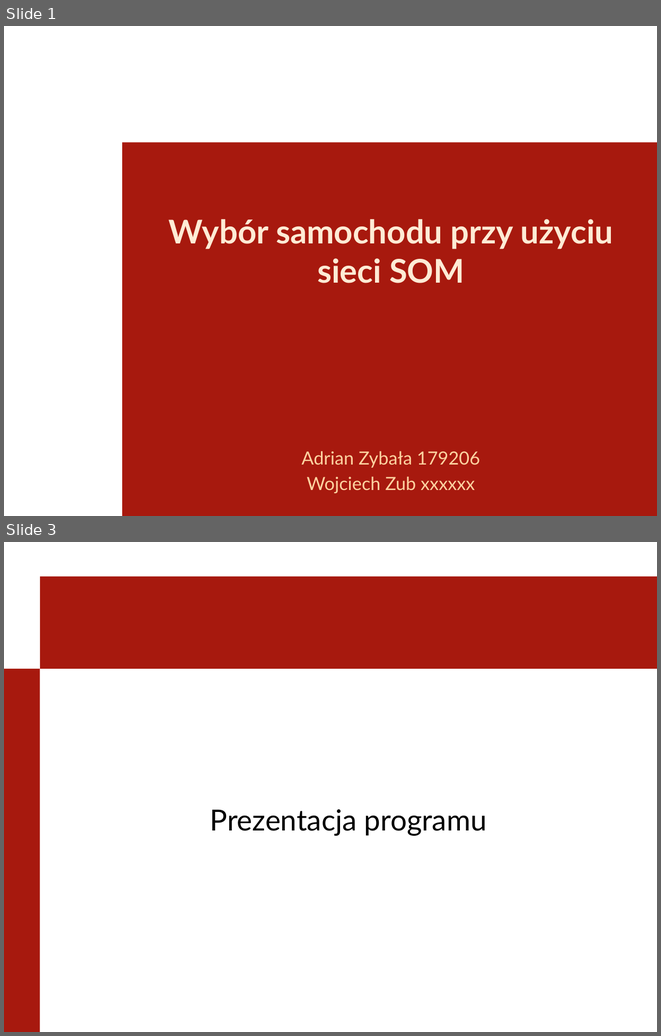
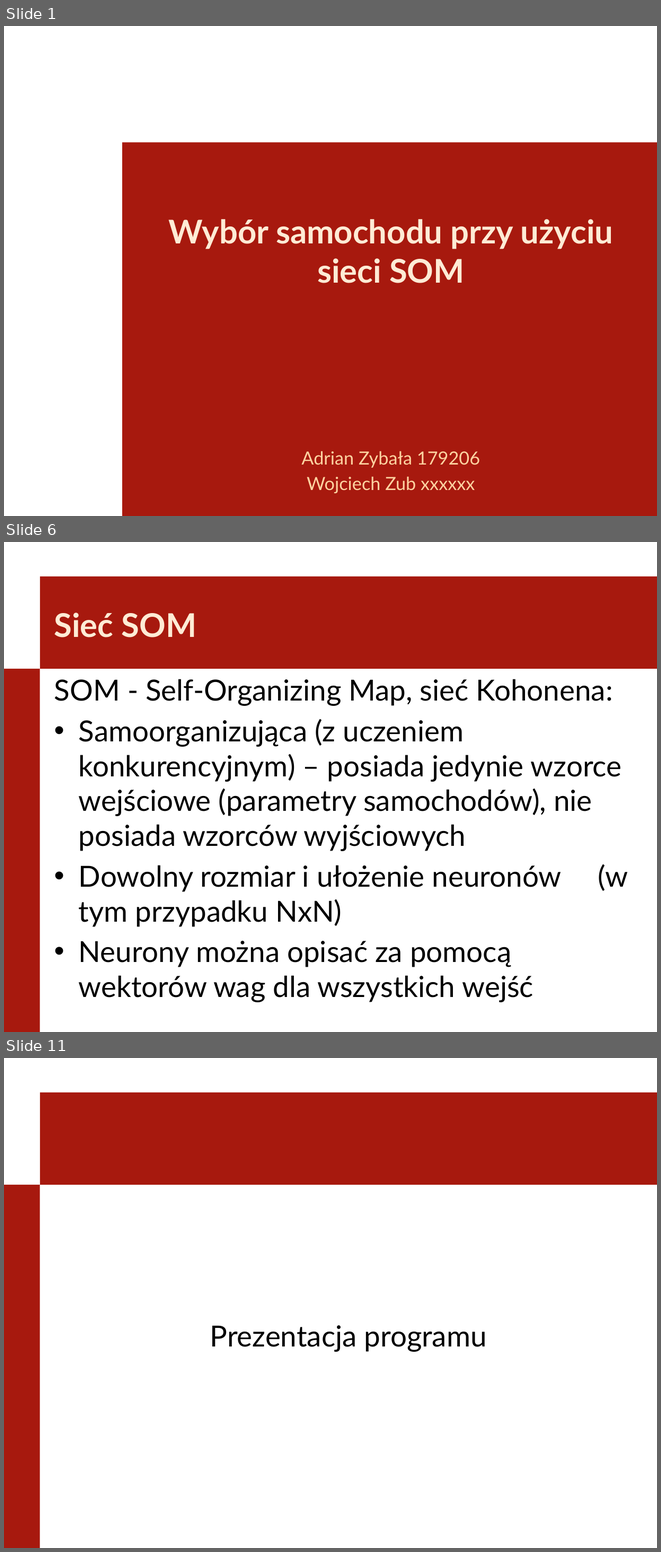
Before and after one commit to lastverb/SWDSOM, a slide deck: Prezentacja.pptx. Shown one above the other, each under a label of ours: slides 1 and 3 before the commit, slides 1, 6 and 11 after it; the slides between them are not shown. The pictures are 661x1036 and 661x1552 pixels, drawn with LibreOffice and Linux fonts; fonts in the diff are those of the drawing; background and template pictures are left out. Boxes give left, top, right and bottom in pixels: in the first picture for what was removed or moved away, otherwise in the second. Text is boxed around its words. In the diff, an @@ line names an element or a change of style, - is before the commit and + after.

```diff
--- a/Prezentacja.pptx
+++ b/Prezentacja.pptx
@@ slide 6 added at [4, 542, 657, 1032], background #FFFFFF; not listed: 2 template elements that a slide beside it also shows @@
@@ title added at [54, 612, 197, 637], 36 pt, text #FFEBD5, bold @@
+Sieć SOM
@@ text added at [54, 679, 628, 1002], 32 pt, text #000000 @@
+SOM - Self-Organizing Map, sieć Kohonena:
+• Samoorganizująca (z uczeniem konkurencyjnym) – posiada jedynie wzorce wejściowe (parametry samochodów), nie posiada wzorców wyjściowych
+• Dowolny rozmiar i ułożenie neuronów (w tym przypadku NxN)
+• Neurony można opisać za pomocą wektorów wag dla wszystkich wejść
@@ what was slide 3 is now slide 11 @@
```
Also in this commit, not shown: 1 slide changed, 8 other slides added, 1 other file.
